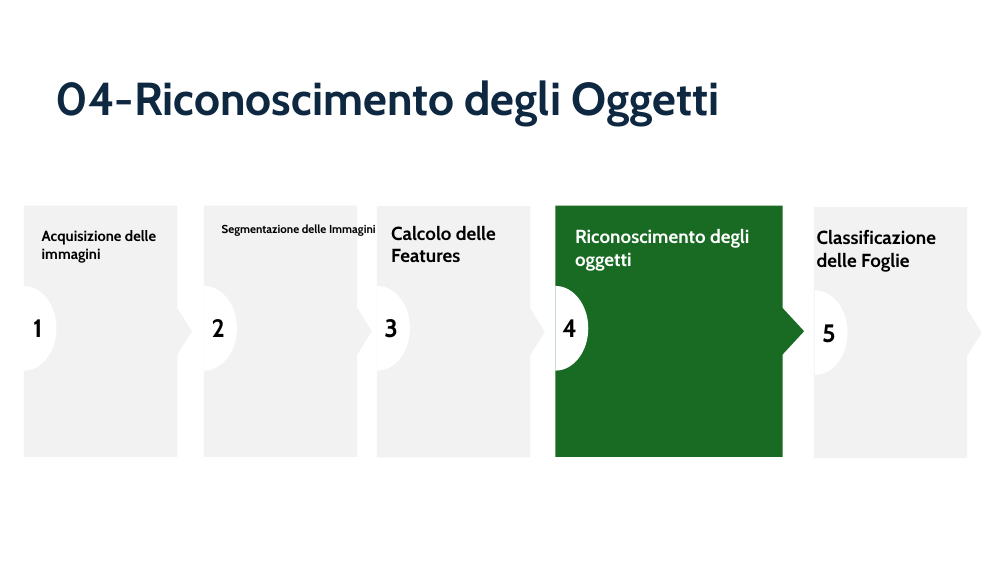
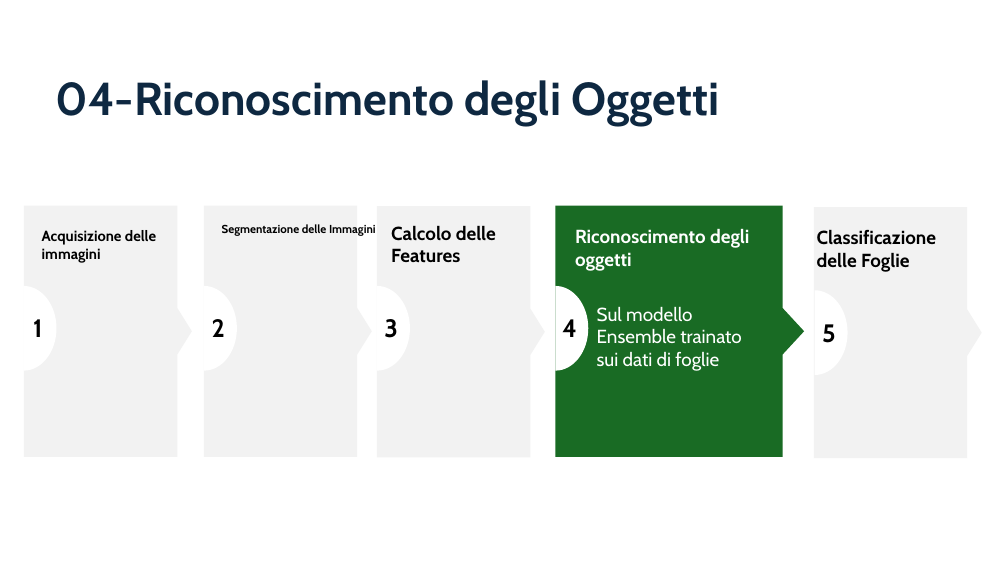
Before and after one commit to aleeteo/leaf_ID, a slide deck: slide 20 of presentazione/ProjectLeafWIP.pptx (slide 19 before the commit). Drawn at 1008x567 pixels with LibreOffice and Linux fonts; fonts in the diff are those of the drawing. Boxes give left, top, right and bottom in pixels: in the first picture for what was removed or moved away, otherwise in the second. Text is boxed around its words. In the diff, an @@ line names an element or a change of style, - is before the commit and + after.

```diff
--- a/presentazione/ProjectLeafWIP.pptx
+++ b/presentazione/ProjectLeafWIP.pptx
@@ text added at (597, 307, 741, 371), 18 pt, text #FFFFFF @@
+Sul modello Ensemble trainato sui dati di foglie
```
Also in this commit, not shown: 3 other slides changed, 2 slides added, 1 slide removed.
